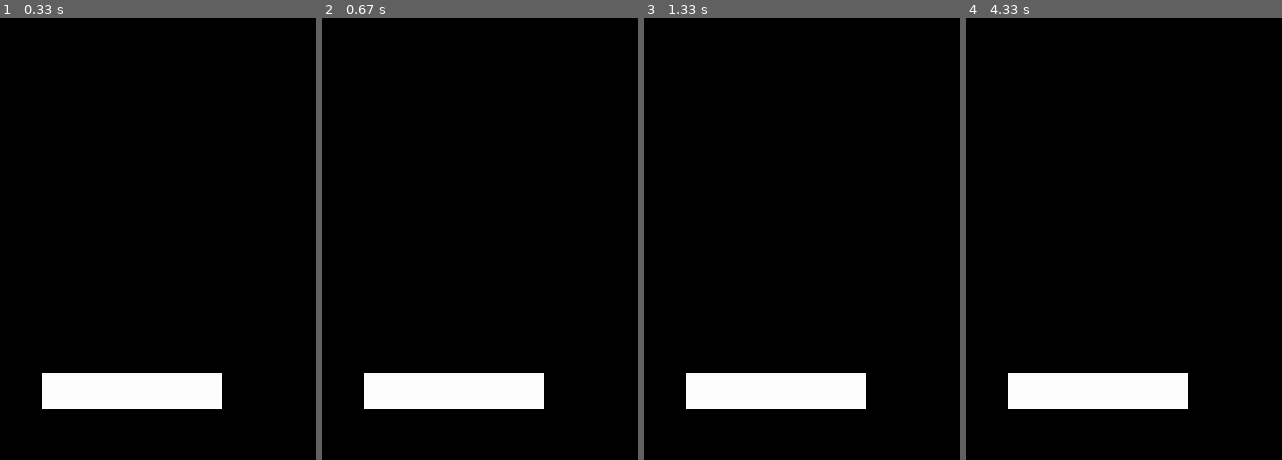
Above: before the commit, frames 1-4 (left to right).
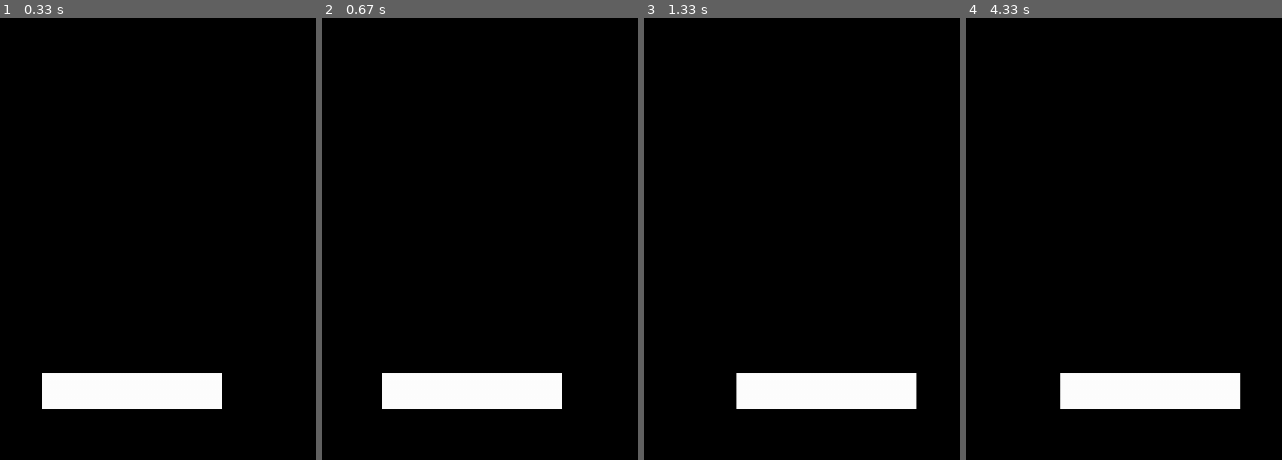
Above: after the commit, the same moments.

Repository: PSFREITASUEA/breakoutpygame
Game: pygame game, started from main.py
Two runs of this game, one before a commit and one after it. Both use one fixed random seed, a clock stepped at 60 frames per second and the inputs below.
Inputs:
- Up to frame 1 (0.33 s): no input
- Up to frame 2 (0.67 s): hold D from 0.33 s (still down)
- Up to frame 3 (1.33 s): release D at 0.8 s; hold D 0.83-1.3 s
- Up to frame 4 (4.33 s): hold A 1.33-1.87 s; hold A 1.9-2.3 s; hold D 2.33-2.97 s; hold A 3-3.47 s; hold D 3.5-3.97 s; hold D from 4 s (still down)
The pictures show only the part of the screen within x 28-78%, y 50-100%; the shares and areas given below are measured in that part.

Frame 1 is identical in both runs. In frame 2, 0.9% of the frame differs, in the area x 13-76%, y 80-89%; in frame 3, 2.6%; in frame 4, 2.7%, in the area x 13-88%, y 80-89%.

Commit message:
#Feature: Move player

Diff:
--- a/Player.py
+++ b/Player.py
@@ -6,6 +6,14 @@
         self.image = pygame.image.load("assets/white_player.png")
         self.rect = self.image.get_rect()
         self.rect = self.rect.move(x, y)
+        self.is_going_left = False
+        self.is_going_right = False
 
-    def render_on_initial_position(self, screen: pygame.surface):
+    def render(self, screen: pygame.surface):
         screen.blit(self.image, (self.rect.x - self.rect.width / 2, self.rect.y))
+
+    def move(self):
+        if self.is_going_left:
+            self.rect.centerx -= 1
+        elif self.is_going_right:
+            self.rect.centerx += 1
--- a/colors.py
+++ b/colors.py
@@ -1 +1,2 @@
 WHITE = [255, 255, 255]
+BLACK = [0, 0, 0]
--- a/main.py
+++ b/main.py
@@ -16,26 +16,28 @@
     running = True
 
     player_1 = Player(WINDOW_WIDTH / 2, WINDOW_HEIGHT - 100)
-    player_1.render_on_initial_position(window_surface)
 
     while running:
-        # RECT(x,y,width,height)
-        pygame.draw.rect(window_surface, colors.WHITE, (20, 20, 680, 30))
-        pygame.draw.rect(window_surface, colors.WHITE, (20, 20, 10, 960))
-        pygame.draw.rect(window_surface, colors.WHITE, (700, 20, 10, 970))
-
         for event in pygame.event.get():
             if event.type == QUIT:
                 running = False
             elif event.type == KEYDOWN:
                 if event.key == K_a:
-                    print("Foi para a esquerda")
+                    player_1.is_going_left = True
                 elif event.key == K_d:
-                    print("Foi para a direita")
+                    player_1.is_going_right = True
             elif event.type == KEYUP:
                 if event.key == K_a:
-                    print("Parou de ir para esquerda")
+                    player_1.is_going_left = False
                 elif event.key == K_d:
-                    print("Parou de ir para direita")
+                    player_1.is_going_right = False
 
-        pygame.display.flip()
+        window_surface.fill(colors.BLACK)
+        pygame.draw.rect(window_surface, colors.WHITE, (20, 20, 680, 30))
+        pygame.draw.rect(window_surface, colors.WHITE, (20, 20, 10, 960))
+        pygame.draw.rect(window_surface, colors.WHITE, (700, 20, 10, 970))
+
+        player_1.move()
+        player_1.render(window_surface)
+
+        pygame.display.update()
